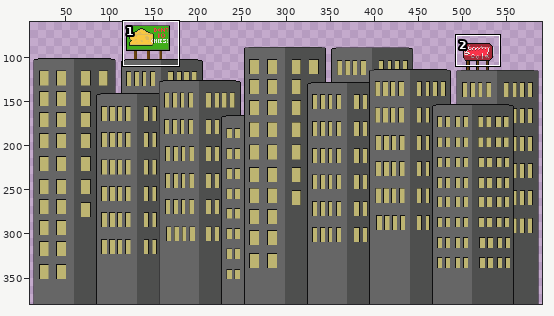
Pixel-art file, stored at Assets/Sprites/Background/BG_City_Middle_Buildings.aseprite. Above, an overview of the earlier version with the close-up marked.
Close-up. First the earlier version:
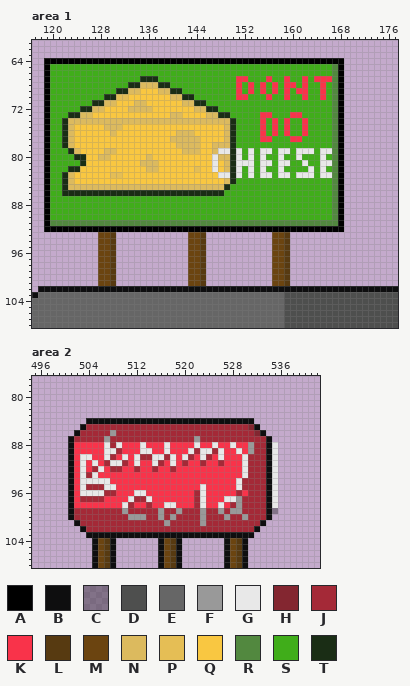
613x380 pixels, 1 frame. Shown: area 1: x 117..177, y 61..108; area 2: x 495..542, y 77..108. The wide view leaves out empty margins.
Palette (. is transparent): A #000000  B #0e0e0f  C #17181861  D #4e4f4e  E #666666  F #999999  G #e8e8e8  H #832630  J #a42937  K #f9334a  L #573a11  M #6b4410  N #dcba5e  P #e5be55  Q #f9c741  R #52883f  S #40ad1a  T #1a2d15
The same view after the edit:
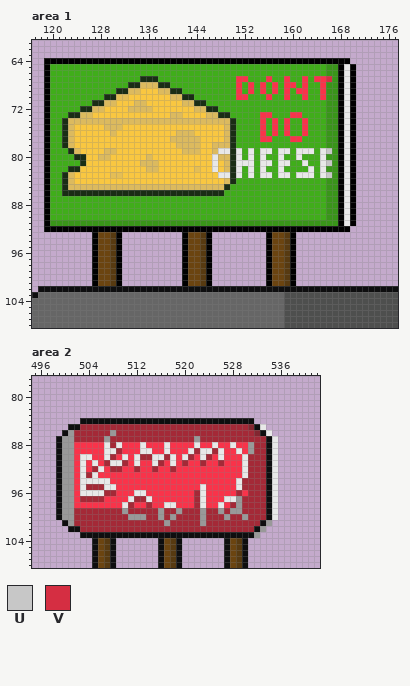
Colours new in this view: U #c7c7c7  V #d52e42
The exact change:
colour R: #52883f -> #399519
Changed rows in their new state; - is a pixel that keeps its letter.
Area 1:
first column x 127:
 64 ------------------------------------------A-
 65 ---------------------------------------R--GA
 66 ---------------------------------------R--GA
 67 ---------------------------------------V--GA
 68 ---------------------------------------R--GA
 69 ---------------------------------------R--GA
 70 ---------------------------------------R--GA
 71 ---------------------------------------R--GA
 72 ---------------------------------------R--GA
 73 ---------------------------------------R--GA
 74 ---------------------------------------R--GA
 75 ---------------------------------------R--GA
 76 ---------------------------------------R--GA
 77 ---------------------------------------R--GA
 78 ---------------------------------------R--GA
 79 ---------------------------------------U--GA
 80 ---------------------------------------R--GA
 81 ---------------------------------------U--GA
 82 ---------------------------------------R--GA
 83 ---------------------------------------U--GA
 84 ---------------------------------------R--GA
 85 ---------------------------------------R--GA
 86 ---------------------------------------R--GA
 87 ---------------------------------------R--GA
 88 ---------------------------------------R--GA
 89 ---------------------------------------R--GA
 90 ---------------------------------------R--GA
 91 ------------------------------------------GA
 92 ------------------------------------------A-
 93 A---A----------A---A---------A---A----------
 94 A---A----------A---A---------A---A----------
 95 A---A----------A---A---------A---A----------
 96 A---A----------A---A---------A---A----------
 97 A---A----------A---A---------A---A----------
 98 A---A----------A---A---------A---A----------
 99 A---A----------A---A---------A---A----------
100 A---A----------A---A---------A---A----------
101 A---A----------A---A---------A---A----------
Area 2:
first column x 499:
 84 ----B--------------------------------
 85 --BBJ-----------------------------G--
 86 -BFJ-------------------------------G-
 87 BFF---------------------------------G
 88 BFF----------------------------------
 89 BFF----------------------------------
 90 BFF----------------------------------
 91 BFF----------------------------------
 92 BFF----------------------------------
 93 BFF----------------------------------
 94 BFF----------------------------------
 95 BFF----------------------------------
 96 BFF----------------------------------
 97 BFF----------------------------------
 98 BFF----------------------------------
 99 BFF---------------------------------G
100 BFF---------------------------------G
101 -BFJ-------------------------------F-
102 --BBJ-----------------------------F--
103 ----B----------------------------F---
Where, in picture pixels (left, top, right, bottom), the same in both close-ups:
changed: (50, 58, 356, 286)
changed: (56, 418, 86, 538)
added: (260, 424, 278, 442)
changed: (254, 508, 278, 538)
